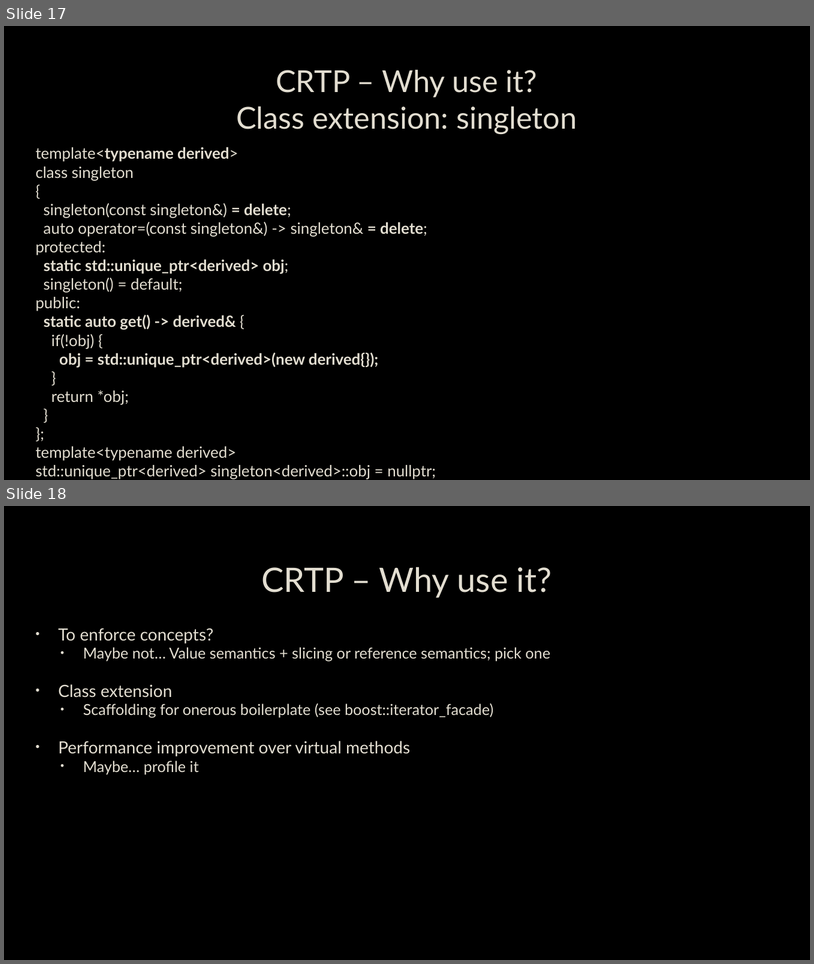
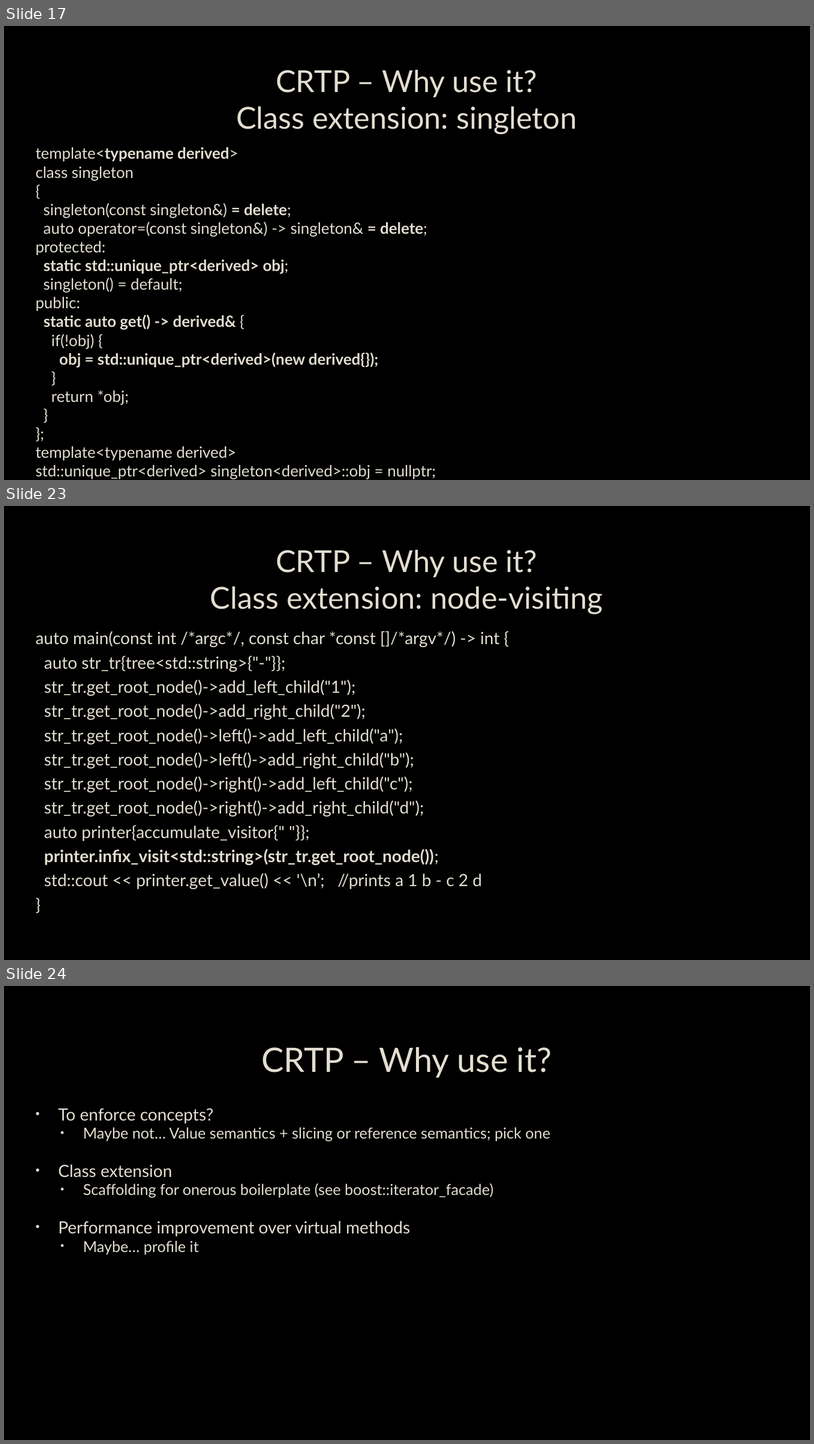
Before and after one commit to capsocrates/crtp-meetup-talk, a slide deck: CRTP.pptx. Shown one above the other, each under a label of ours: slides 17 and 18 before the commit, slides 17, 23 and 24 after it; the slides between them are not shown. The pictures are 814x964 and 814x1444 pixels, drawn with LibreOffice and Linux fonts; fonts in the diff are those of the drawing; background and template pictures are left out. Boxes give left, top, right and bottom in pixels: in the first picture for what was removed or moved away, otherwise in the second. Text is boxed around its words. In the diff, an @@ line names an element or a change of style, - is before the commit and + after.

Commit message:
adding class-extension examples

```diff
--- a/CRTP.pptx
+++ b/CRTP.pptx
@@ slide 23 added at (4, 506, 810, 960), background picture (left out) @@
@@ title added at (210, 550, 603, 613), 36 pt, text #E3DED1 @@
+CRTP – Why use it?
+Class extension: node-visiting
@@ text added at (36, 631, 500, 889), 20 pt, text #E3DED1 @@
+auto main(const int /*argc*/, const char *const []/*argv*/) -> int {
+auto str_tr{tree<std::string>{"-"}};
+str_tr.get_root_node()->add_left_child("1");
+str_tr.get_root_node()->add_right_child("2");
+str_tr.get_root_node()->left()->add_left_child("a");
+str_tr.get_root_node()->left()->add_right_child("b");
+str_tr.get_root_node()->right()->add_left_child("c");
+str_tr.get_root_node()->right()->add_right_child("d");
+auto printer{accumulate_visitor{" "}};
+printer.infix_visit<std::string>(str_tr.get_root_node());
+std::cout << printer.get_value() << '\n’; //prints a 1 b - c 2 d
+}
@@ what was slide 18 is now slide 24 @@
```
Also in this commit, not shown: 5 other slides added, 10 other files.
